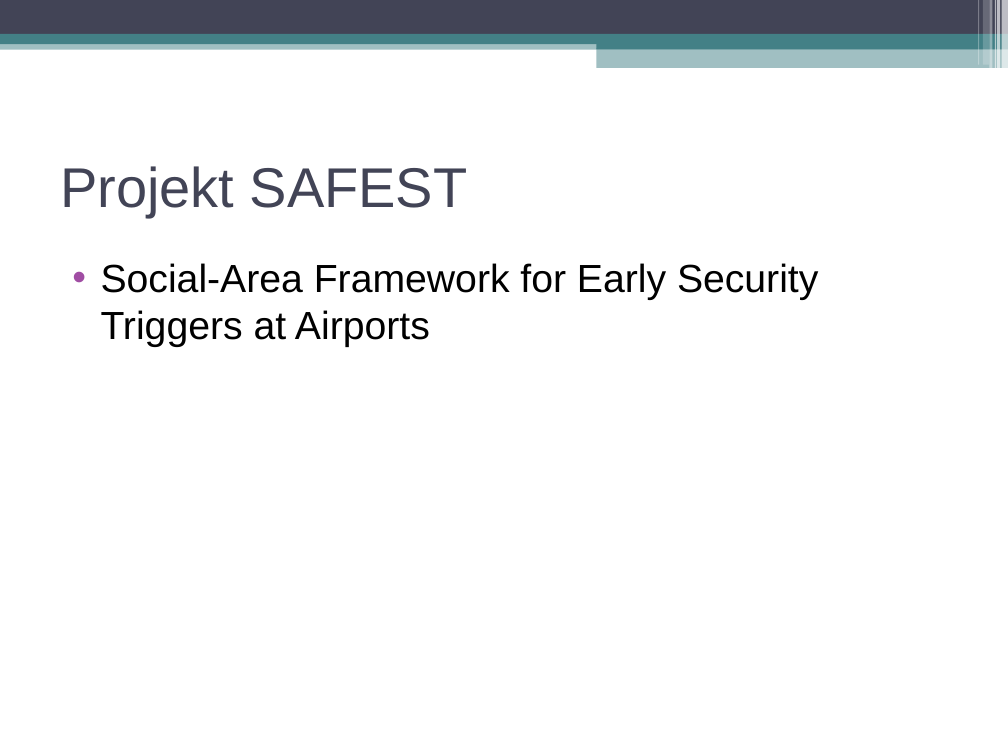
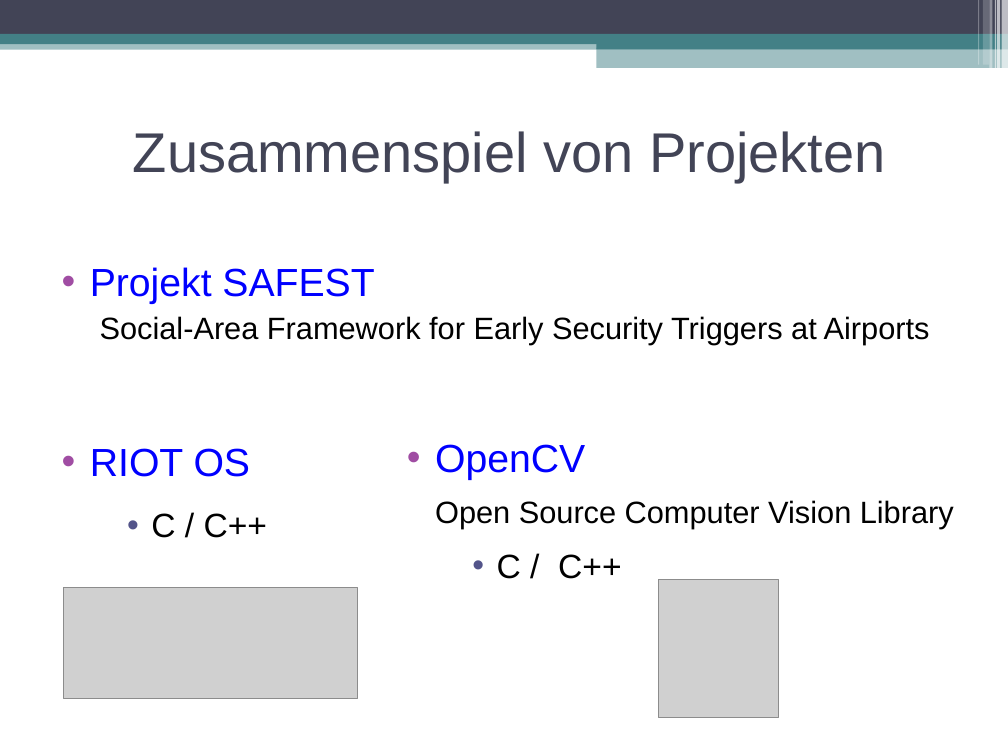
Before and after one commit to swp2013riot/riot-opencv-port, a slide deck: slide 3 of doc/slides/intro_presentation.odp. Drawn at 1008x756 pixels with LibreOffice and Linux fonts; fonts in the diff are those of the drawing; grey boxes stand for pictures. Boxes give left, top, right and bottom in pixels: in the first picture for what was removed or moved away, otherwise in the second. Text is boxed around its words. In the diff, an @@ line names an element or a change of style, - is before the commit and + after.

```diff
--- a/doc/slides/intro_presentation.odp
+++ b/doc/slides/intro_presentation.odp
@@ title added at bbox=[133, 131, 885, 182], 40 pt, text #424456 @@
+Zusammenspiel von Projekten
@@ title removed at bbox=[60, 166, 467, 217] @@
-Projekt SAFEST
@@ text "Projekt SAFEST": place and size @@
-text "Projekt SAFEST" at bbox=[101, 263, 818, 347]
+text "Projekt SAFEST" at bbox=[90, 267, 930, 344]
@@ text at bbox=[90, 267, 374, 304]: paragraph added @@
+• Projekt SAFEST
@@ text at bbox=[100, 316, 930, 344]: size 28 to 22 pt in "Social-Area Framework for Early Security Triggers at ..."; alignment left to centre; bullet • to none @@
@@ text added at bbox=[90, 448, 267, 538], 28 pt, text #0000FF @@
+• RIOT OS
+    • C / C++
@@ text added at bbox=[435, 444, 954, 579], 22 pt, text #000000 @@
+• OpenCV
+Open Source Computer Vision Library
+    • C / C++
@@ picture added at bbox=[64, 588, 358, 699] @@
@@ picture added at bbox=[659, 580, 779, 718] @@
```
Also in this commit, not shown: 2 other slides changed, 2 slides added, 3 slides removed.
